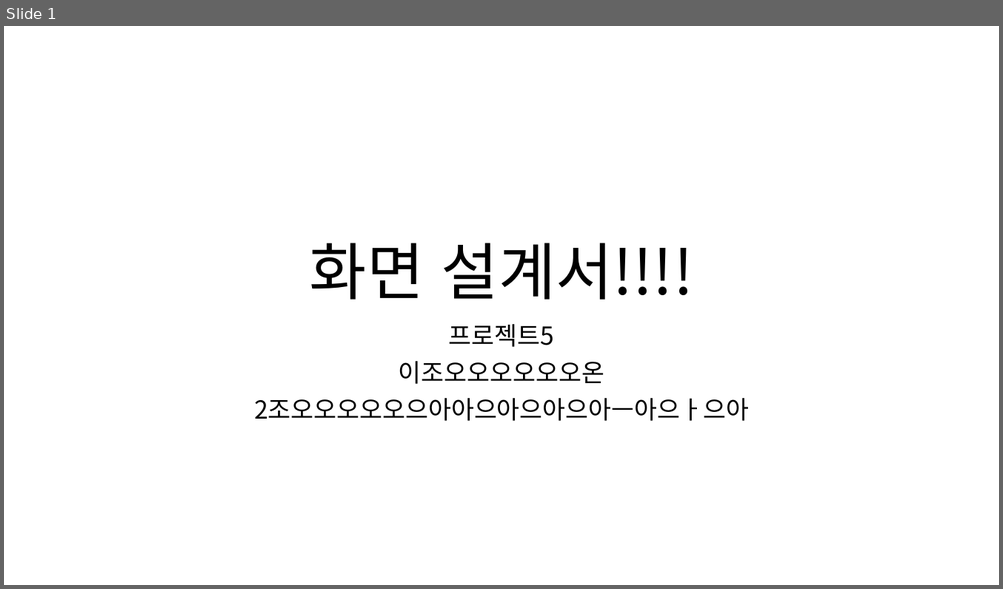
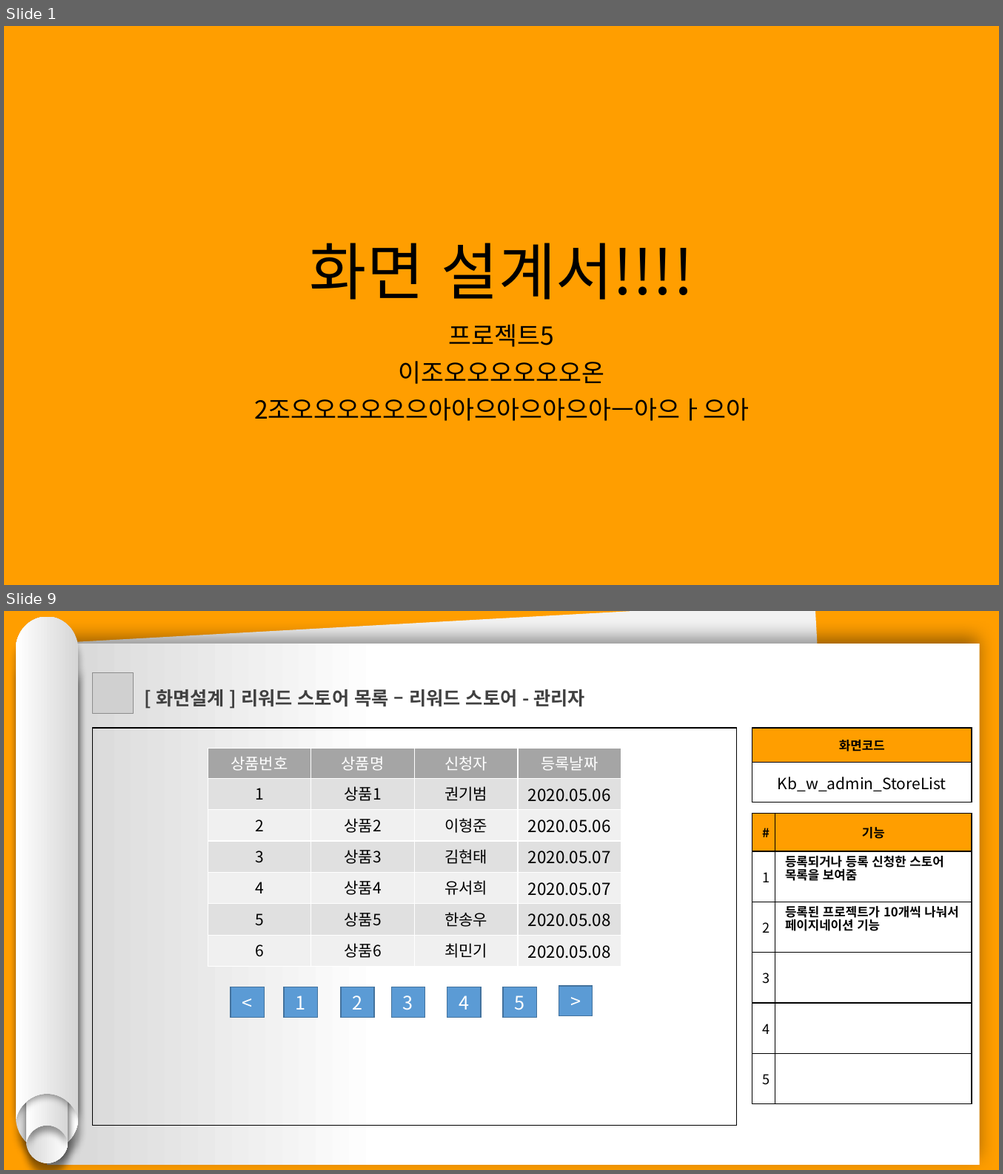
Before and after one commit to hhsw07/ezen-academy-projects, a slide deck: 0 발표용 파워포인트/0608 5차발표/0608 project06 - 파워포인트 - 기범.pptx. Shown one above the other, each under a label of ours: slide 1 before the commit, slides 1 and 9 after it; the slides between them are not shown. The pictures are 1003x589 and 1003x1174 pixels, drawn with LibreOffice and Linux fonts; fonts in the diff are those of the drawing; grey boxes stand for pictures. Boxes give left, top, right and bottom in pixels: in the first picture for what was removed or moved away, otherwise in the second. Text is boxed around its words. In the diff, an @@ line names an element or a change of style, - is before the commit and + after.

```diff
--- a/0 발표용 파워포인트/0608 5차발표/0608 project06 - 파워포인트 - 기범.pptx
+++ b/0 발표용 파워포인트/0608 5차발표/0608 project06 - 파워포인트 - 기범.pptx
@@ slide 9 added at (4,611,999,1170), background #FF9E00 @@
@@ group added at (16,617,79,1163): 4 freeform shapes @@
@@ rectangle added at (58,611,842,1150), fill #F2F2F2 @@
@@ rectangle added at (47,644,980,1165), fill gradient #FFFFFF to #D7D7D7 @@
@@ picture added at (92,673,133,714) @@
@@ text added at (156,689,586,707), 18 pt, text #404040, bold @@
+[ 화면설계 ] 리워드 스토어 목록 – 리워드 스토어 - 관리자
@@ rectangle added at (92,728,736,1126), outline #000000 0.75 pt @@
@@ table added at (752,728,972,803), 2 rows, 1 columns @@
+화면코드
+Kb_w_admin_StoreList
@@ table added at (208,749,623,962), 7 rows, 4 columns @@
+상품번호 | 상품명 | 신청자 | 등록날짜
+1 | 상품1 | 권기범 | 2020.05.06
+2 | 상품2 | 이형준 | 2020.05.06
+3 | 상품3 | 김현태 | 2020.05.07
+4 | 상품4 | 유서희 | 2020.05.07
+5 | 상품5 | 한송우 | 2020.05.08
+6 | 상품6 | 최민기 | 2020.05.08
@@ table added at (752,813,972,1104), 6 rows, 2 columns @@
+# | 기능
+1 | 등록되거나 등록 신청한 스토어 목록을 보여줌
+2 | 등록된 프로젝트가 10개씩 나눠서 페이지네이션 기능
+3 | 
+4 | 
+5 | 
@@ rectangle added at (231,988,264,1019), fill #5B9BD5, outline #43739E 1 pt, 18 pt, text #FFFFFF @@
+<
@@ rectangle added at (284,988,317,1019), fill #5B9BD5, outline #43739E 1 pt, 18 pt, text #FFFFFF @@
+1
@@ rectangle added at (341,988,374,1019), fill #5B9BD5, outline #43739E 1 pt, 18 pt, text #FFFFFF @@
+2
@@ rectangle added at (391,988,425,1019), fill #5B9BD5, outline #43739E 1 pt, 18 pt, text #FFFFFF @@
+3
@@ rectangle added at (447,988,481,1019), fill #5B9BD5, outline #43739E 1 pt, 18 pt, text #FFFFFF @@
+4
@@ rectangle added at (504,988,537,1019), fill #5B9BD5, outline #43739E 1 pt, 18 pt, text #FFFFFF @@
+5
@@ rectangle added at (558,986,592,1017), fill #5B9BD5, outline #43739E 1 pt, 18 pt, text #FFFFFF @@
+>
@@ slide 1 changed as well @@
@@ background #FFFFFF to #FF9E00 @@
```
Also in this commit, not shown: 17 other slides added.
